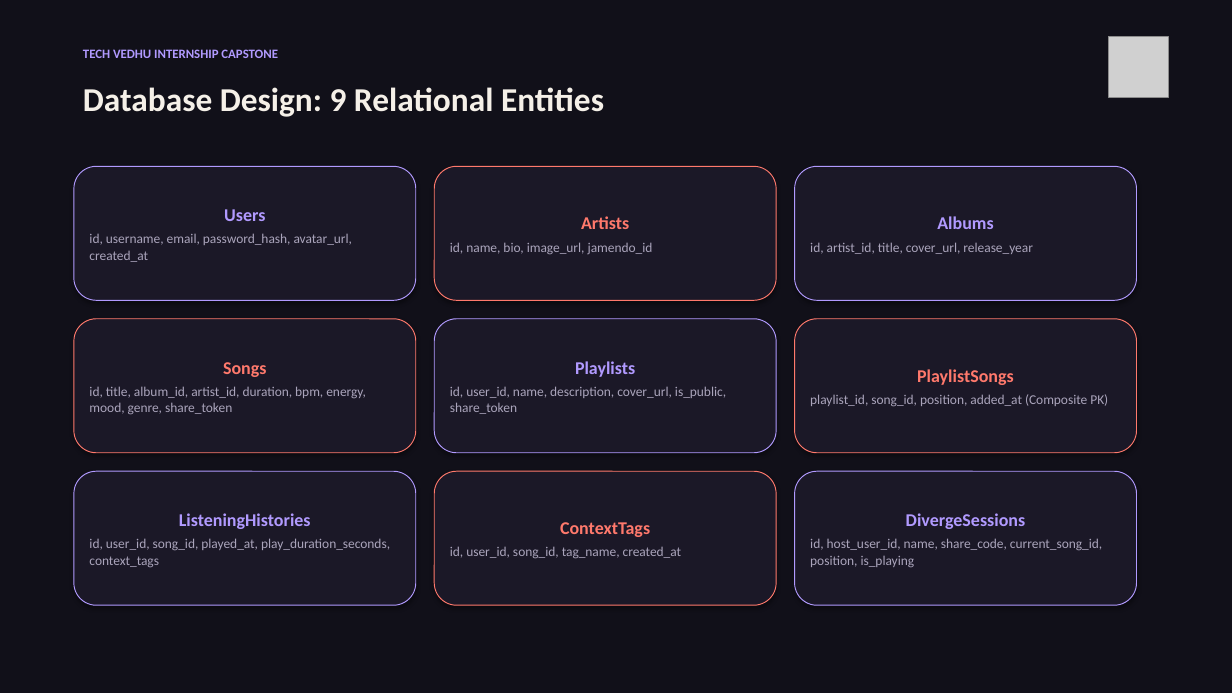
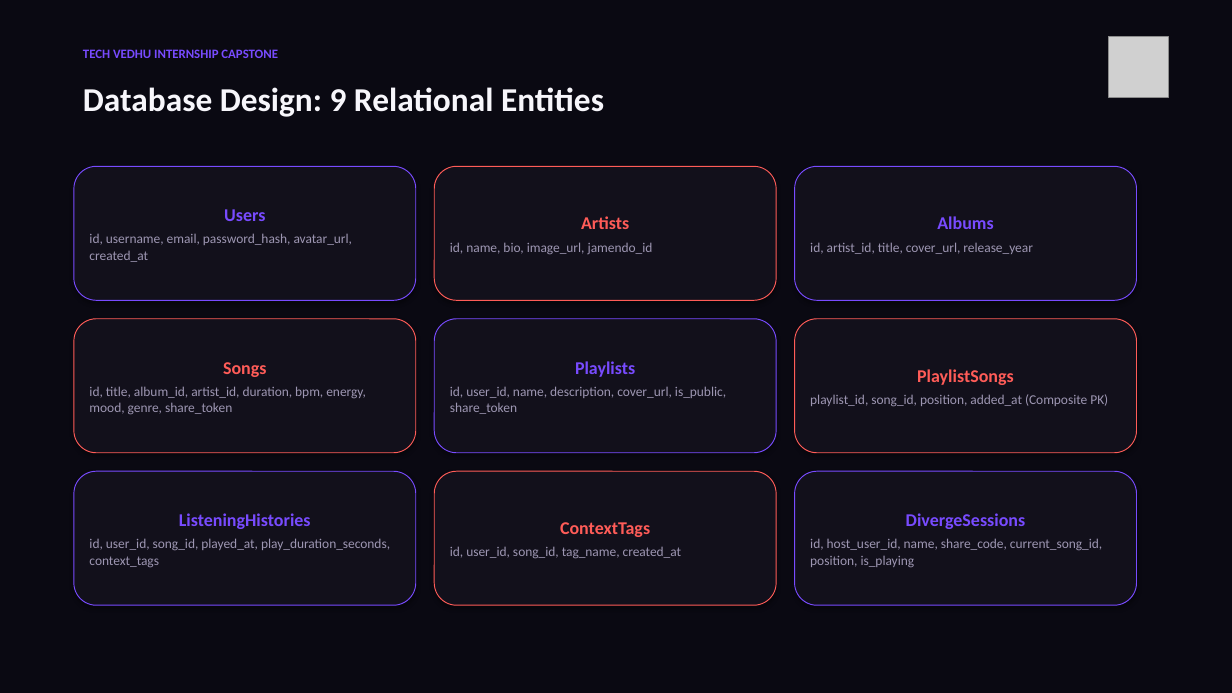
Before and after one commit to Dharsh606/DIVERGE, a slide deck: slide 7 of docs/presentation.pptx. Drawn at 1232x693 pixels with LibreOffice and Linux fonts; fonts in the diff are those of the drawing; grey boxes stand for pictures. Boxes give left, top, right and bottom in pixels: in the first picture for what was removed or moved away, otherwise in the second. Text is boxed around its words. In the diff, an @@ line names an element or a change of style, - is before the commit and + after.

```diff
--- a/docs/presentation.pptx
+++ b/docs/presentation.pptx
@@ rectangle at (x1=0, y1=0, x2=1232, y2=693): fill #111019 to #0A0912 @@
@@ text "TECH VEDHU INTERNSHIP CAPSTONE" at (x1=83, y1=49, x2=278, y2=58): text colour #B19AFF to #784BFF @@
@@ text "Database Design: 9 Relational Entities" at (x1=83, y1=87, x2=604, y2=117): text colour #F5F0E8 to #F7F6FB @@
@@ rounded rectangle "Users" at (x1=74, y1=166, x2=416, y2=300): text colour #B19AFF to #784BFF in "Users"; text colour #AAA4BB to #9D96B2; fill #1B1827 to #12101B; outline #B19AFF 0.75 pt to #784BFF 0.75 pt @@
@@ rounded rectangle "Artists" at (x1=434, y1=166, x2=776, y2=300): text colour #FF796C to #FF5C58 in "Artists"; text colour #AAA4BB to #9D96B2 in "id, name, bio, image_url, jamendo_id"; fill #1B1827 to #12101B; outline #FF796C 0.75 pt to #FF5C58 0.75 pt @@
@@ rounded rectangle "Albums" at (x1=795, y1=166, x2=1137, y2=300): text colour #B19AFF to #784BFF in "Albums"; text colour #AAA4BB to #9D96B2 in "id, artist_id, title, cover_url, release_year"; fill #1B1827 to #12101B; outline #B19AFF 0.75 pt to #784BFF 0.75 pt @@
@@ rounded rectangle "Songs" at (x1=74, y1=319, x2=416, y2=453): text colour #FF796C to #FF5C58 in "Songs"; text colour #AAA4BB to #9D96B2; fill #1B1827 to #12101B; outline #FF796C 0.75 pt to #FF5C58 0.75 pt @@
@@ rounded rectangle "Playlists" at (x1=434, y1=319, x2=776, y2=453): text colour #B19AFF to #784BFF in "Playlists"; text colour #AAA4BB to #9D96B2 in "id, user_id, name, description, cover_url, is_public, share_ ..."; fill #1B1827 to #12101B; outline #B19AFF 0.75 pt to #784BFF 0.75 pt @@
@@ rounded rectangle "PlaylistSongs" at (x1=795, y1=319, x2=1137, y2=453): text colour #FF796C to #FF5C58 in "PlaylistSongs"; text colour #AAA4BB to #9D96B2 in "playlist_id, song_id, position, added_at (Composite PK)"; fill #1B1827 to #12101B; outline #FF796C 0.75 pt to #FF5C58 0.75 pt @@
@@ rounded rectangle "ListeningHistories" at (x1=74, y1=471, x2=416, y2=605): text colour #B19AFF to #784BFF in "ListeningHistories"; text colour #AAA4BB to #9D96B2 in "id, user_id, song_id, played_at, play_duration_seconds, cont ..."; fill #1B1827 to #12101B; outline #B19AFF 0.75 pt to #784BFF 0.75 pt @@
@@ rounded rectangle "ContextTags" at (x1=434, y1=471, x2=776, y2=605): text colour #FF796C to #FF5C58 in "ContextTags"; text colour #AAA4BB to #9D96B2 in "id, user_id, song_id, tag_name, created_at"; fill #1B1827 to #12101B; outline #FF796C 0.75 pt to #FF5C58 0.75 pt @@
@@ rounded rectangle "DivergeSessions" at (x1=795, y1=471, x2=1137, y2=605): text colour #B19AFF to #784BFF in "DivergeSessions"; text colour #AAA4BB to #9D96B2 in "id, host_user_id, name, share_code, current_song_id, positio ..."; fill #1B1827 to #12101B; outline #B19AFF 0.75 pt to #784BFF 0.75 pt @@
```
Also in this commit, not shown: 11 other slides changed, 1 slide added, 6 other files.
